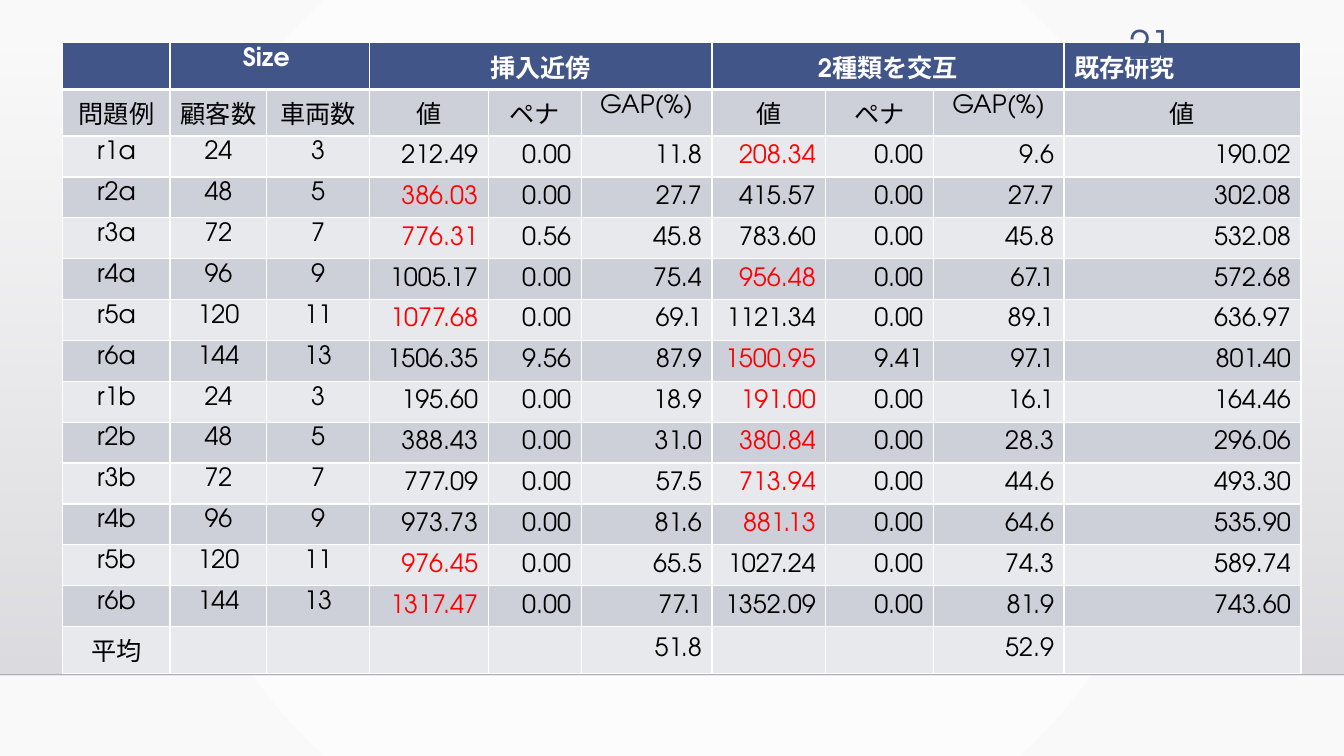
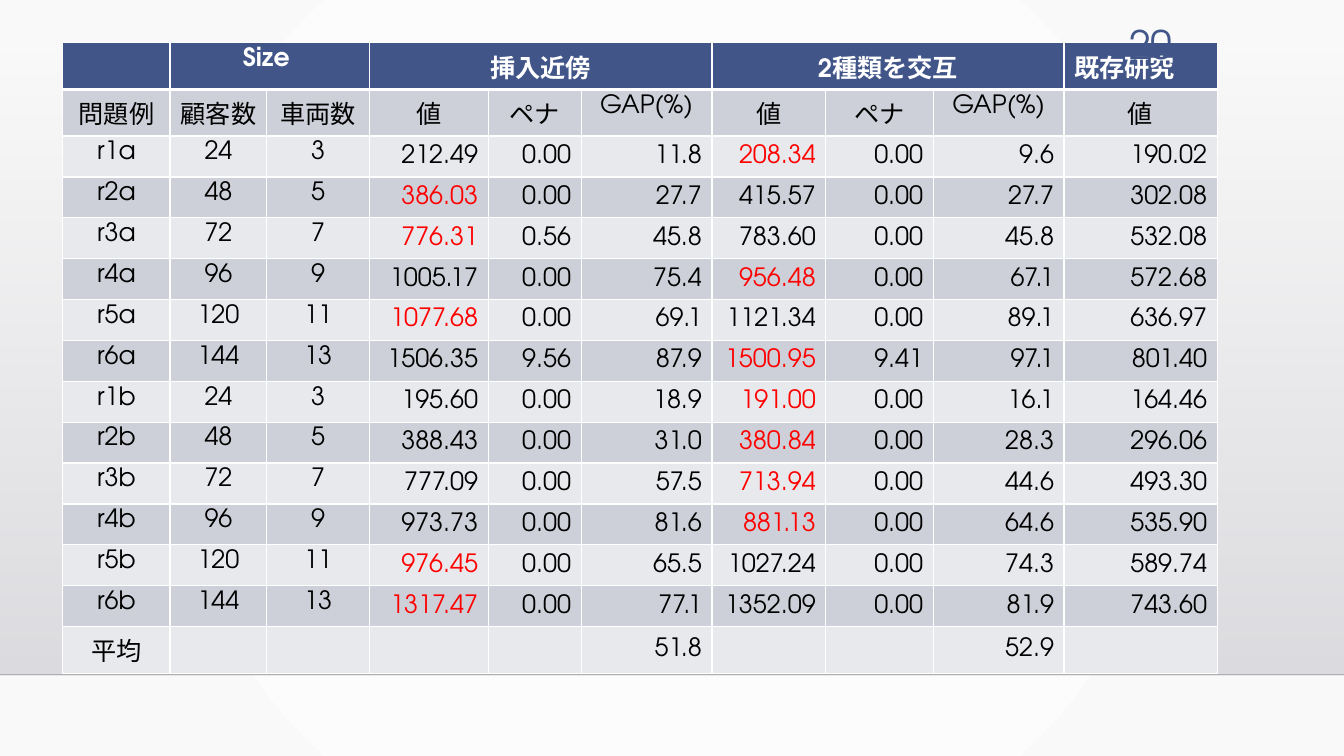
Before and after one commit to kotaro400/DARP, a slide deck: slide 20 of 卒論発表_10分用.pptx (slide 21 before the commit). Drawn at 1344x756 pixels with LibreOffice and Linux fonts; fonts in the diff are those of the drawing; background and template pictures are left out. Boxes give left, top, right and bottom in pixels: in the first picture for what was removed or moved away, otherwise in the second. Text is boxed around its words. In the diff, an @@ line names an element or a change of style, - is before the commit and + after.

```diff
--- a/卒論発表_10分用.pptx
+++ b/卒論発表_10分用.pptx
@@ page number at bbox=[1129, 18, 1172, 77]: text changed @@
-21
+20
@@ table: place and size @@
-table at bbox=[63, 43, 1302, 666]
+table at bbox=[63, 43, 1218, 666]
```
Also in this commit, not shown: 2 other slides changed, 1 slide removed, 1 other file.
